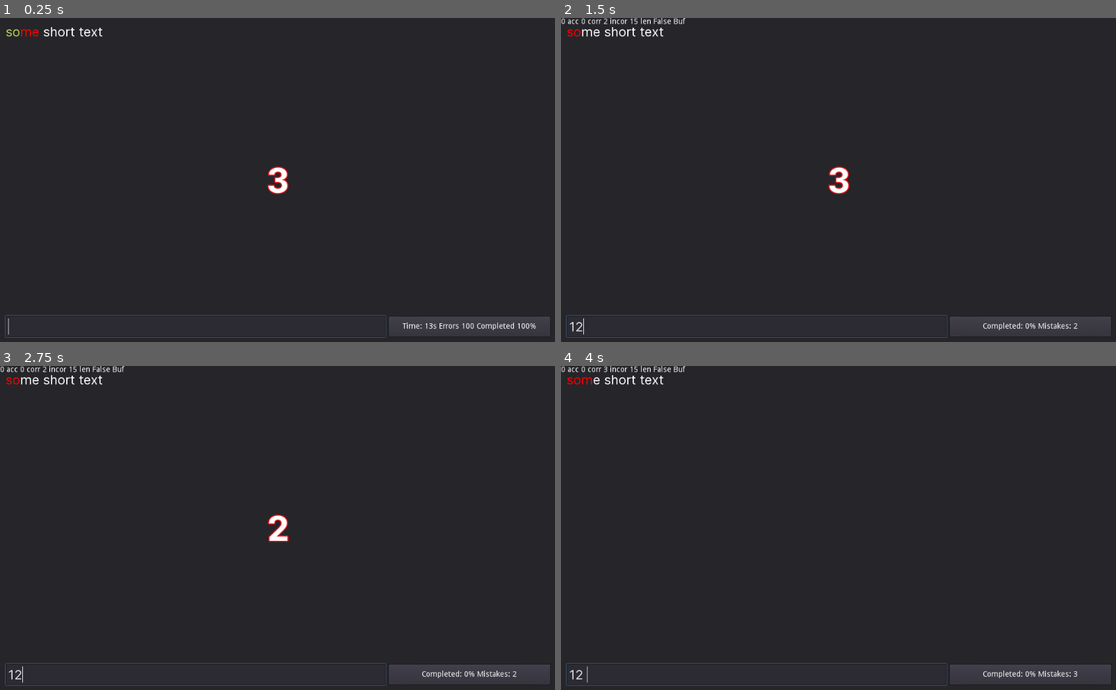
Above: before the commit, frames 1-4 (two rows, left to right).
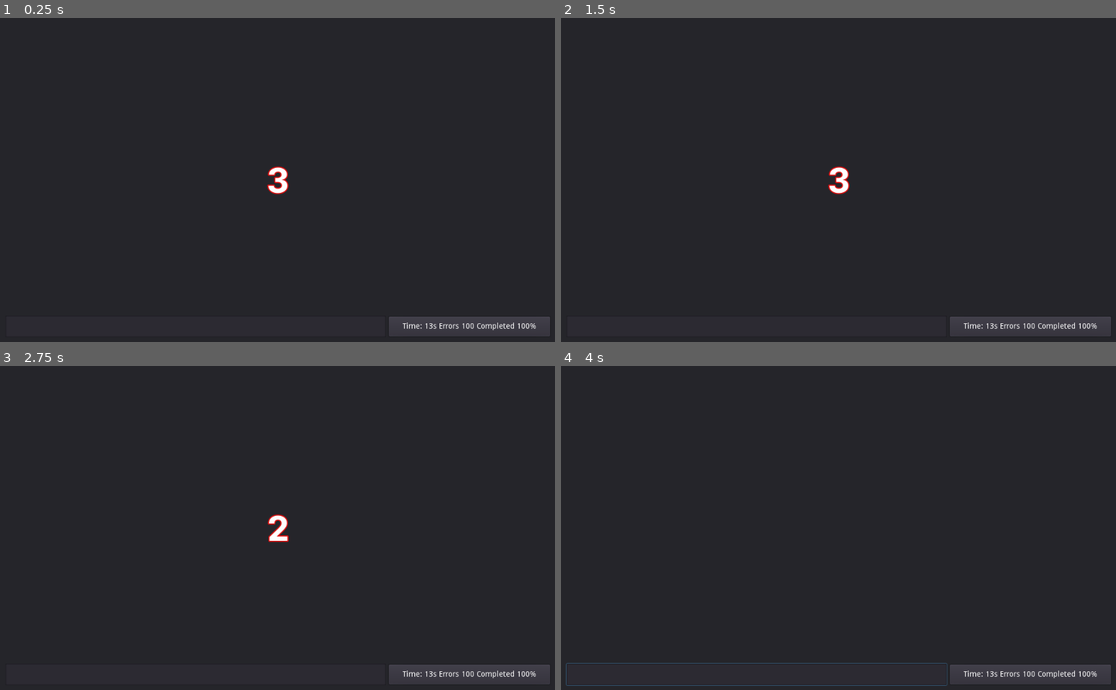
Above: after the commit, the same moments.

Repository: TeddyDD/brackets
Game: Godot game, scene res://Main.tscn
Two runs of this game, one before a commit and one after it. Both use one fixed random seed, a clock stepped at 60 frames per second and the inputs below.
Inputs (mouse positions are in pixels of both pictures, inside the frame that each line leads up to):
- Up to frame 1 (0.25 s): no input
- Up to frame 2 (1.5 s): click (755, 325) at 0.52 s; type "12" at 0.6 s; tap Enter at 1.25 s
- Up to frame 3 (2.75 s): no input
- Up to frame 4 (4 s): tap Space at 2.75 s; tap Enter at 3.5 s

The runs differ from the first frame. In frame 1, 0.5% of the frame differs, in the area x 0-70%, y 2-99%; in frame 2, 1.0%, in the area x 0-97%, y 0-99%; in frame 3, 1.0%; in frame 4, 0.7%.

Commit message:
wrk

Diff:
--- a/task4/Main.gd
+++ b/task4/Main.gd
@@ -8,18 +8,29 @@
 
 # internal variables
 
-var test = "some short text"
+var task_text = "some text"
 var t : Text
 var buffer = ""
 var mistakes = 0
 var _last_entered = ""
-var done = false
+var done = false setget set_done
+var time
 
 func _ready():
+	task_text = global.text
 #	input.editable = false
-	input.grab_focus()
-	t = Text.new(test)
+	t = Text.new(task_text)
 	display.bbcode_text = t.bbcode
+	time = OS.get_system_time_msecs()
+
+func set_done(value):
+	done = value
+	if done:
+		global.result = {
+			time = (OS.get_system_time_msecs() - time) / 1000.0,
+			chars = t.text.length(),
+			mistakes = mistakes
+		}
 
 func _on_input_text_changed(new_text : String):
 	compare(t, new_text)
@@ -65,7 +76,7 @@
 	input.text = ""
 	# this is gamedev, hacks are allowed :P
 	if t.accepted >= t.size:
-		done = true
+		self.done = true
 	compare(t, "")
 
 func update_status():
@@ -80,6 +91,7 @@
 func _on_Countdown_Timer_last_timeout():
 	label.visible = false
 	input.editable = true
+	input.grab_focus()
 
 # Wrapper for string that outputs BBCode
 # YAY BBCode. Like in 2001 on web forums :D
@@ -87,8 +99,8 @@
 	# GDScript is dynamically typed but has
 	# optional static type checking (like Python)
 	var text : String
-	var correct := 2
-	var incorrect := 2
+	var correct := 0
+	var incorrect := 0
 	var accepted = 0
 	var bbcode : String setget ,get_bbcode
 	var size : int setget ,get_size
--- a/task4/Main.tscn
+++ b/task4/Main.tscn
@@ -1,18 +1,10 @@
-[gd_scene load_steps=7 format=2]
+[gd_scene load_steps=6 format=2]
 
 [ext_resource path="res://Main.gd" type="Script" id=1]
 [ext_resource path="res://fonts/inter-bold.tres" type="DynamicFont" id=2]
 [ext_resource path="res://fonts/inter.tres" type="DynamicFont" id=3]
 [ext_resource path="res://scenes/Countdown Timer.tscn" type="PackedScene" id=4]
-[ext_resource path="res://fonts/Inter-Bold.ttf" type="DynamicFontData" id=5]
-
-[sub_resource type="DynamicFont" id=1]
-size = 64
-outline_size = 2
-outline_color = Color( 0.866667, 0.0666667, 0.0666667, 1 )
-use_mipmaps = true
-use_filter = true
-font_data = ExtResource( 5 )
+[ext_resource path="res://fonts/title.tres" type="DynamicFont" id=5]
 
 [node name="Game" type="Control"]
 anchor_right = 1.0
@@ -86,7 +78,7 @@
 margin_top = 261.0
 margin_right = 532.0
 margin_bottom = 339.0
-custom_fonts/font = SubResource( 1 )
+custom_fonts/font = ExtResource( 5 )
 text = "3"
 
 [node name="debug" type="Label" parent="."]
--- /dev/null
+++ b/task4/Menu.gd
@@ -0,0 +1,21 @@
+extends Control
+
+func _ready():
+	pass
+
+func random_text() -> String:
+	randomize()
+	var f := File.new() as File
+	f.open("res://data/quotes.txt", File.READ)
+	var lines := f.get_as_text()
+	var arr := lines.split("\n", false)
+	f.close()
+	return arr[randi() % arr.size()]
+
+
+func play():
+	global.text = random_text()
+	get_tree().change_scene("res://Main.tscn")
+
+func stats():
+	pass
--- /dev/null
+++ b/task4/Menu.tscn
@@ -0,0 +1,56 @@
+[gd_scene load_steps=6 format=2]
+
+[ext_resource path="res://Menu.gd" type="Script" id=1]
+[ext_resource path="res://fonts/title.tres" type="DynamicFont" id=2]
+[ext_resource path="res://fonts/inter.tres" type="DynamicFont" id=3]
+
+[sub_resource type="InputEventAction" id=3]
+action = "ui_accept"
+pressed = true
+
+[sub_resource type="ShortCut" id=2]
+shortcut = SubResource( 3 )
+
+[node name="Menu" type="Control"]
+anchor_right = 1.0
+anchor_bottom = 1.0
+script = ExtResource( 1 )
+
+[node name="Panel" type="Panel" parent="."]
+anchor_right = 1.0
+anchor_bottom = 1.0
+
+[node name="Label" type="Label" parent="."]
+anchor_right = 1.0
+margin_top = 40.0
+margin_bottom = 14.0
+custom_fonts/font = ExtResource( 2 )
+text = "Typing Game"
+align = 1
+
+[node name="VBoxContainer" type="VBoxContainer" parent="."]
+anchor_left = 0.5
+anchor_right = 0.5
+anchor_bottom = 1.0
+margin_top = 200.0
+margin_bottom = -40.0
+grow_horizontal = 2
+alignment = 1
+
+[node name="play" type="Button" parent="VBoxContainer"]
+margin_top = 88.0
+margin_right = 200.0
+margin_bottom = 178.0
+rect_min_size = Vector2( 200, 90 )
+custom_fonts/font = ExtResource( 3 )
+shortcut = SubResource( 2 )
+text = "Play"
+
+[node name="stats" type="Button" parent="VBoxContainer"]
+margin_top = 182.0
+margin_right = 200.0
+margin_bottom = 272.0
+rect_min_size = Vector2( 200, 90 )
+custom_fonts/font = ExtResource( 3 )
+text = "Statistics"
+[connection signal="pressed" from="VBoxContainer/play" to="." method="play"]
--- /dev/null
+++ b/task4/fonts/title.tres
@@ -0,0 +1,11 @@
+[gd_resource type="DynamicFont" load_steps=2 format=2]
+
+[ext_resource path="res://fonts/Inter-Bold.ttf" type="DynamicFontData" id=1]
+
+[resource]
+size = 64
+outline_size = 2
+outline_color = Color( 0.866667, 0.0666667, 0.0666667, 1 )
+use_mipmaps = true
+use_filter = true
+font_data = ExtResource( 1 )
--- /dev/null
+++ b/task4/global.gd
@@ -0,0 +1,6 @@
+extends Node
+
+# global state
+
+var text : String
+var result = {}
--- a/task4/project.godot
+++ b/task4/project.godot
@@ -19,6 +19,10 @@
 run/main_scene="res://Main.tscn"
 config/icon="res://icon.png"
 
+[autoload]
+
+global="*res://global.gd"
+
 [rendering]
 
 quality/driver/driver_name="GLES2"
Not shown, added: task4/data/koans.txt
Not shown, added: task4/data/quotes.txt
